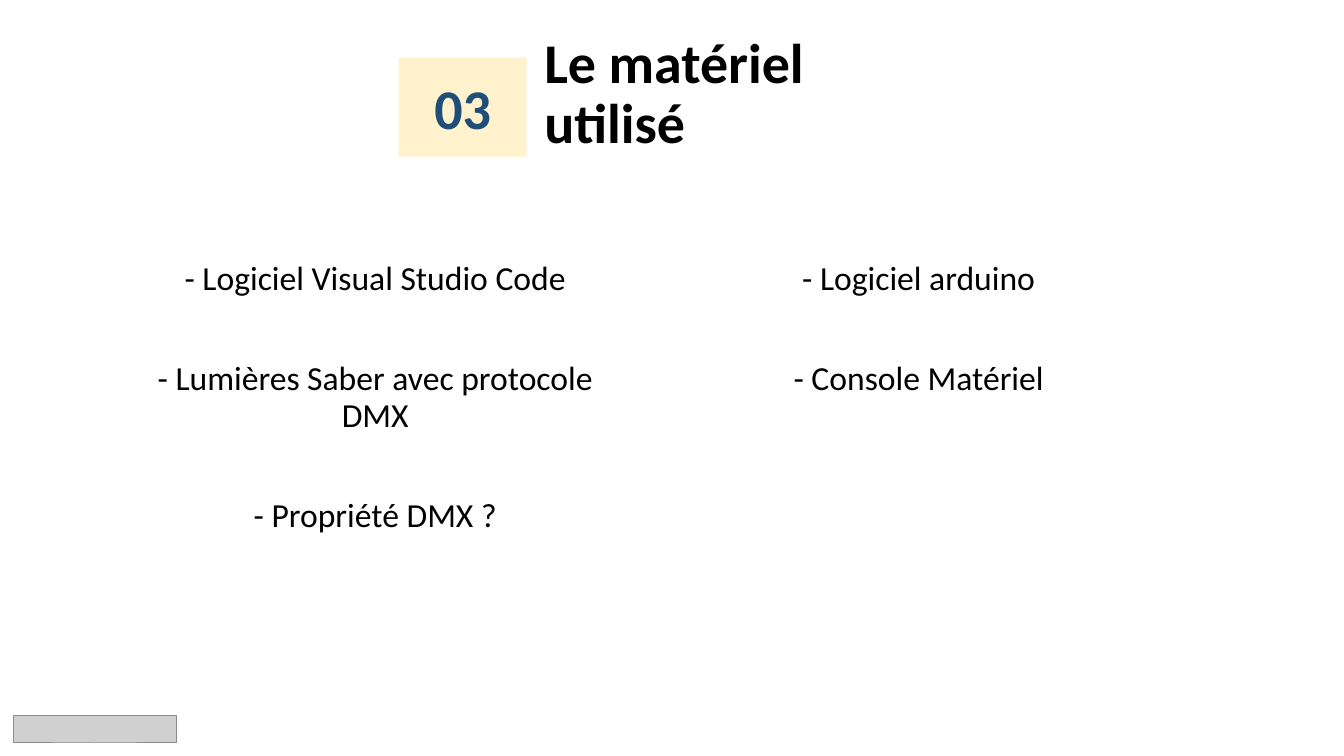
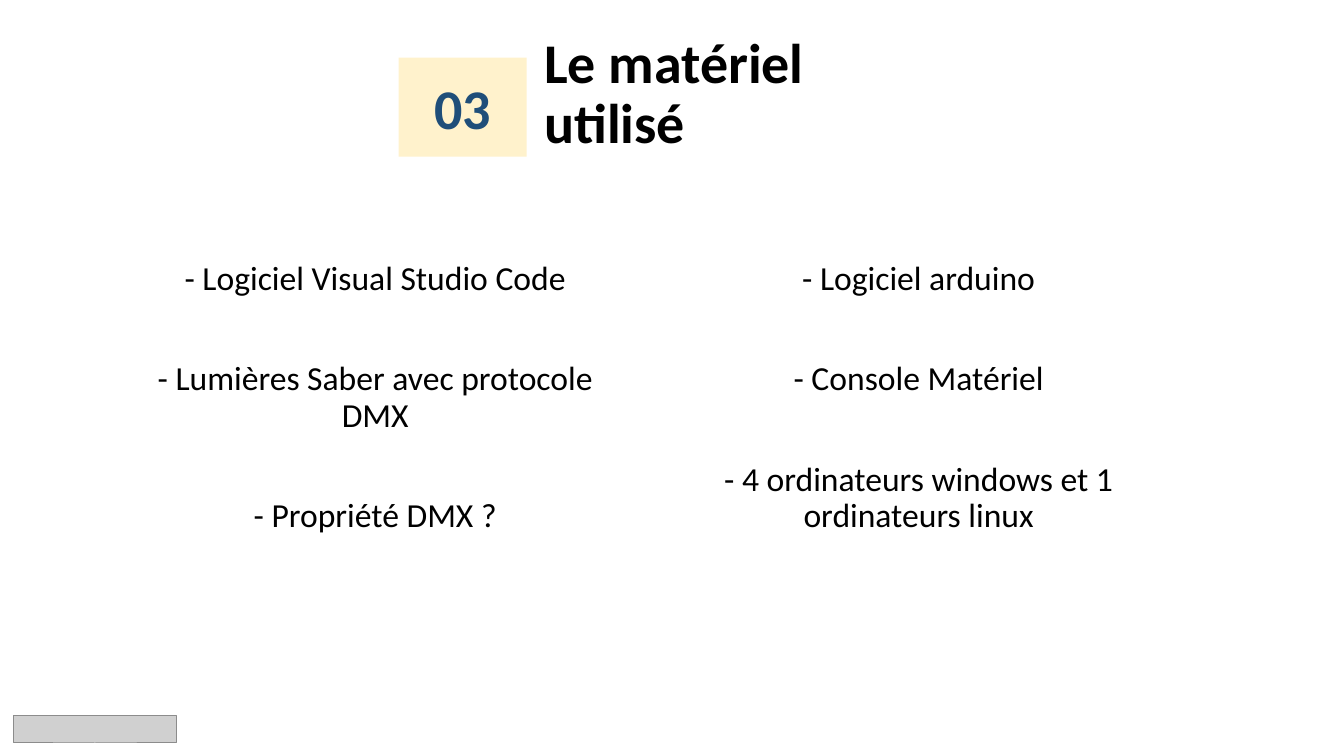
Before and after one commit to LeducJean/ProjetDMX, a slide deck: slide 19 of documentation/Diapo projetDMX.pptx. Drawn at 1344x756 pixels with LibreOffice and Linux fonts; fonts in the diff are those of the drawing; grey boxes stand for pictures. Boxes give left, top, right and bottom in pixels: in the first picture for what was removed or moved away, otherwise in the second. Text is boxed around its words. In the diff, an @@ line names an element or a change of style, - is before the commit and + after.

```diff
--- a/documentation/Diapo projetDMX.pptx
+++ b/documentation/Diapo projetDMX.pptx
@@ subtitle at (742, 467, 1113, 528): paragraph added @@
+- 4 ordinateurs windows et 1 ordinateurs linux
```
Also in this commit, not shown: 1 other slide changed, 1 other file.
